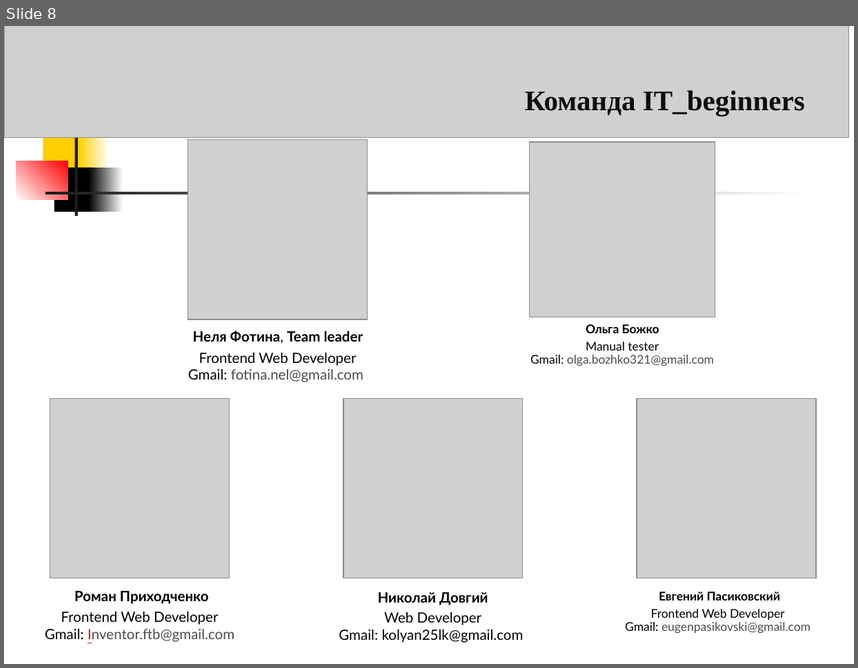
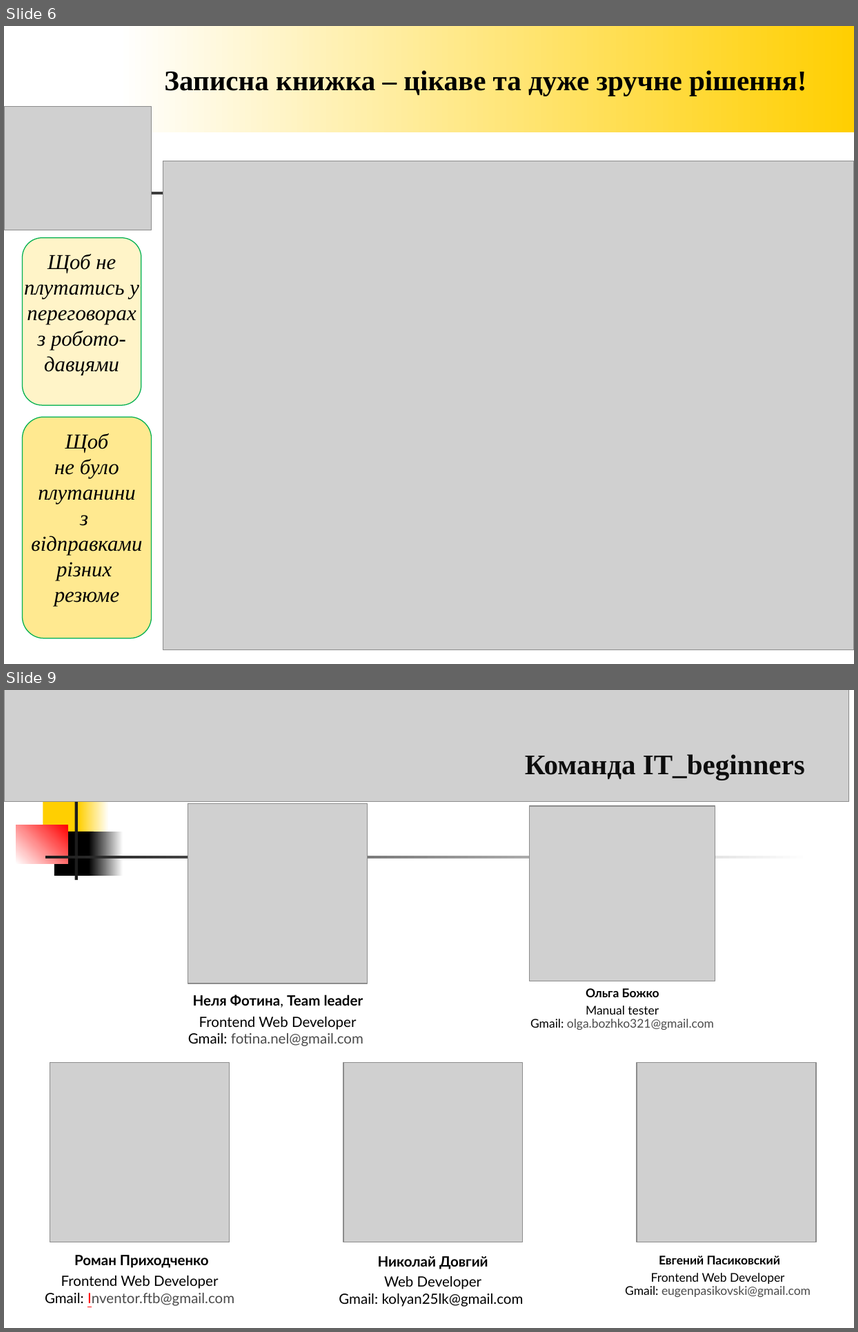
Before and after one commit to NellFotina/NellFotina.github.io, a slide deck: ITBeginners.ppt. Shown one above the other, each under a label of ours: slide 8 before the commit, slides 6 and 9 after it; the slides between them are not shown. The pictures are 858x668 and 858x1332 pixels, drawn with LibreOffice and Linux fonts; fonts in the diff are those of the drawing; grey boxes stand for pictures. Boxes give left, top, right and bottom in pixels: in the first picture for what was removed or moved away, otherwise in the second. Text is boxed around its words. In the diff, an @@ line names an element or a change of style, - is before the commit and + after.

```diff
--- a/ITBeginners.ppt
+++ b/ITBeginners.ppt
@@ slide 6 added at bbox=[4, 26, 854, 664], background #FFFFFF; not listed: 1 template element that a slide beside it also shows @@
@@ rectangle added at bbox=[117, 26, 854, 132], fill gradient #FFFFFF to #FFCF01, 24 pt, text #000000, bold @@
+Записна книжка – цікаве та дуже зручне рішення!
@@ picture added at bbox=[4, 106, 151, 230] @@
@@ picture added at bbox=[163, 161, 854, 650] @@
@@ freeform shape added at bbox=[23, 238, 142, 405], fill #FFF4C8, outline #00B050 0.74 pt, 18 pt, text #000000, italic @@
+Щоб не
+плутатись у
+переговорах
+з робото-
+давцями
@@ freeform shape added at bbox=[23, 417, 152, 638], fill #FFE990, outline #00B050 0.74 pt, 18 pt, text #000000, italic @@
+Щоб
+не було
+плутанини
+з
+відправками
+різних
+резюме
@@ what was slide 8 is now slide 9 @@
```
Also in this commit, not shown: 1 slide changed, 2 other slides added, 2 slides removed, 3 other files.
